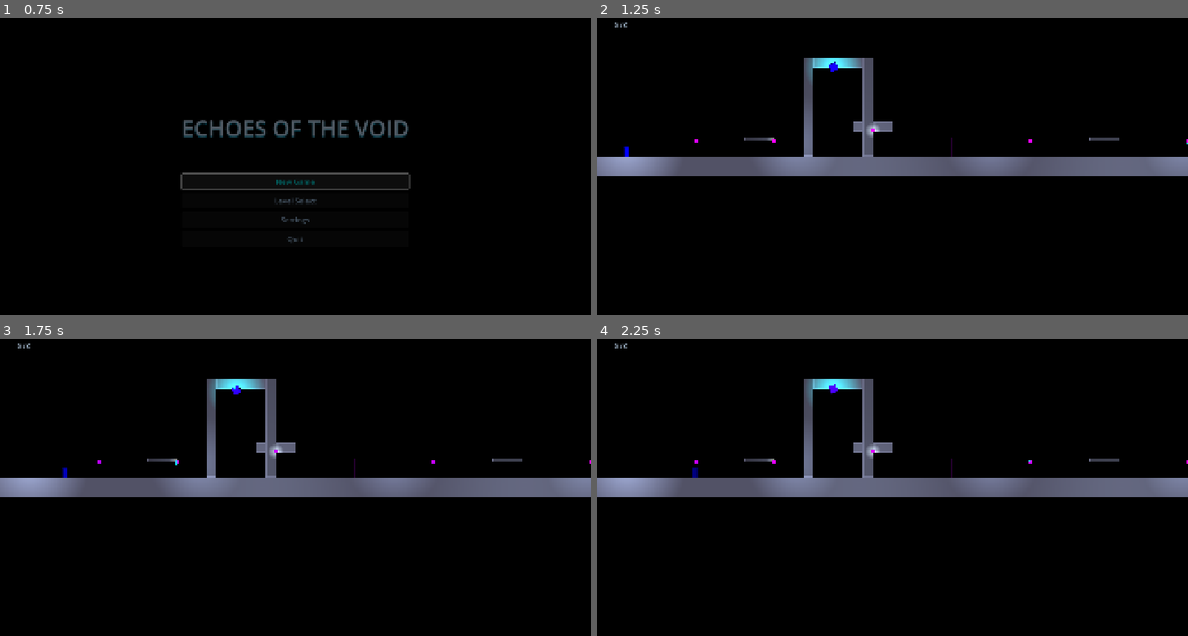
Above: before the commit, frames 1-4 (two rows, left to right).
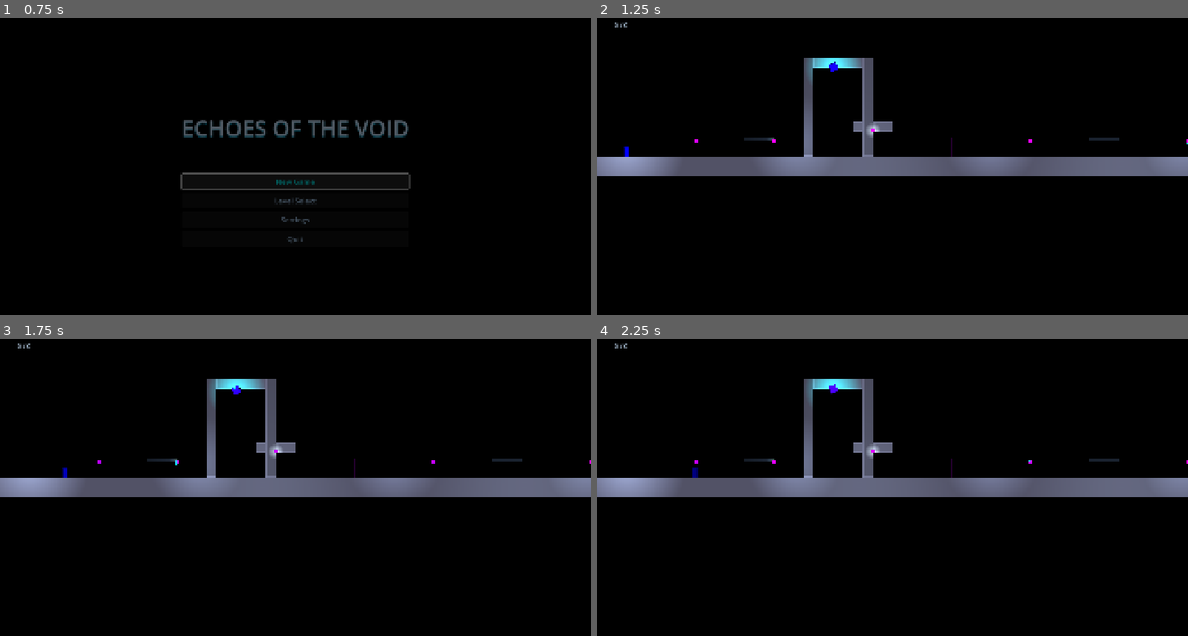
Above: after the commit, the same moments.

Repository: MasuRii/echoes-of-the-void
Game: Godot game, scene res://scenes/ui/main_menu.tscn
Same seed, same stepped clock (60 frames per second), same inputs: the game is played once before the commit and once after it. Sound files missing from this copy of the repository are replaced by a short silence.
Inputs (mouse positions are in pixels of both pictures, inside the frame that each line leads up to):
- Up to frame 1 (0.75 s): click "New Game" at 0.5 s
- Up to frame 2 (1.25 s): no input
- Up to frame 3 (1.75 s): tap Enter (ui_accept) at 1.25 s; move the mouse to (425, 484) at 1.27 s; hold D (move_right) from 1.28 s (still down); tap Space (jump) at 1.35, 1.52 s
- Up to frame 4 (2.25 s): tap Space (jump) at 1.82, 2.1 s; move the mouse to (774, 517) at 2.02 s; release D (move_right) at 2.03 s; hold A (move_left) from 2.03 s (still down)

Frame 1 is identical in both runs. In frame 2, 0.1% of the frame differs, in the area x 24-89%, y 40-42%; in frame 3, 0.1%; in frame 4, 0.1%.
Error in both runs: Trying to assign value of type 'Control' to a variable of type 'ColorRect'. (res://scenes/levels/level_base.gd:265)

Commit message:
Verify and enhance one-way platform mechanics (Phase 13.3)
- Enhanced one_way_platform.gd with programmatic fallback visuals
- Added dashed line pattern to distinguish one-way from solid platforms
- Added ColorRect-based visual when Sprite2D has no texture
- Added group identification (one_way_platforms) for platform management
- Updated platform_generator.gd create_one_way_platform() with dashed visual
- Verified one_way_collision=true and 4.0 margin on collision shapes
- Marked Phase 13.3 (One-Way Platform Verification) as complete in plan.md

Diff:
--- a/scenes/platforms/one_way_platform.gd
+++ b/scenes/platforms/one_way_platform.gd
@@ -3,41 +3,159 @@
 
 ## One-Way Platform for Echoes of the Void.
 ## Player can jump through from below and land on top.
-## Visual: Semi-transparent appearance to indicate jump-through ability.
+## Visual: Semi-transparent appearance with dashed styling to indicate jump-through ability.
+## Includes programmatic fallback visuals when no sprite texture exists.
 
 # Signals
 signal player_landed
 
+# Visual constants
+const COLOR_ONE_WAY := Color(0.7, 0.9, 1.0, 0.5)  # Cyan-tinted semi-transparent
+const COLOR_DASH := Color(1.0, 1.0, 1.0, 0.8)  # Bright white for dashes
+const DASH_WIDTH := 12.0
+const DASH_GAP := 8.0
+const PLATFORM_HEIGHT := 8.0
 
 @export_group("Visual")
 ## Transparency level for the platform (0.0 = invisible, 1.0 = opaque).
-@export_range(0.1, 1.0, 0.05) var transparency: float = 0.6
-## Enable dashed/dotted line appearance.
+@export_range(0.1, 1.0, 0.05) var transparency: float = 0.5
+## Enable dashed/dotted line appearance to indicate one-way.
 @export var use_dashed_style: bool = true
+
+@export_group("Size")
+## Platform width in pixels.
+@export var platform_width: float = 64.0
+## Platform height in pixels.
+@export var platform_height: float = 8.0
 
 # Internal references
 @onready var sprite: Sprite2D = $Sprite2D
 @onready var collision_shape: CollisionShape2D = $CollisionShape2D
+
+# Container for programmatic visuals
+var _visual_container: Control = null
 
 
 func _on_platform_ready() -> void:
 	# Force one-way collision for this platform type
 	one_way = true
 	_setup_one_way()
-	_apply_visual_style()
+
+	# Add to group for easy identification
+	add_to_group("one_way_platforms")
+
+	# Setup visuals - use programmatic if sprite has no texture
+	_setup_visual()
 
 
-## Applies the semi-transparent visual style to indicate one-way behavior.
-func _apply_visual_style() -> void:
-	if sprite:
-		sprite.modulate.a = transparency
+## Sets up the visual representation of the one-way platform.
+func _setup_visual() -> void:
+	# Check if sprite has a valid texture
+	var has_sprite_texture: bool = sprite != null and sprite.texture != null
 
-		# If using dashed style, add a subtle visual indicator
-		if use_dashed_style:
-			# Apply a slight cyan tint to differentiate from solid platforms
-			sprite.modulate.r = 0.7
-			sprite.modulate.g = 0.9
-			sprite.modulate.b = 1.0
+	if has_sprite_texture:
+		# Use the existing sprite with styling
+		_apply_sprite_style()
+	else:
+		# Hide the empty sprite if it exists
+		if sprite:
+			sprite.visible = false
+		# Create programmatic visuals
+		_create_programmatic_visual()
+
+
+## Applies visual styling to the existing sprite.
+func _apply_sprite_style() -> void:
+	if sprite == null:
+		return
+
+	sprite.modulate.a = transparency
+
+	# Apply cyan tint to differentiate from solid platforms
+	if use_dashed_style:
+		sprite.modulate.r = COLOR_ONE_WAY.r
+		sprite.modulate.g = COLOR_ONE_WAY.g
+		sprite.modulate.b = COLOR_ONE_WAY.b
+
+
+## Creates programmatic visuals when no sprite texture exists.
+func _create_programmatic_visual() -> void:
+	# Determine platform size from collision shape or exports
+	var size := Vector2(platform_width, platform_height)
+
+	if collision_shape and collision_shape.shape is RectangleShape2D:
+		size = collision_shape.shape.size
+
+	# Create visual container
+	_visual_container = Control.new()
+	_visual_container.name = "ProgrammaticVisual"
+	_visual_container.size = size
+	# Position to center on collision (collision is centered, visual needs offset)
+	_visual_container.position = -size / 2.0
+	add_child(_visual_container)
+
+	if use_dashed_style:
+		_create_dashed_visual(size)
+	else:
+		_create_simple_visual(size)
+
+
+## Creates a dashed line visual to indicate one-way platform.
+func _create_dashed_visual(size: Vector2) -> void:
+	# Background (semi-transparent fill)
+	var background := ColorRect.new()
+	background.name = "Background"
+	background.size = size
+	background.color = COLOR_ONE_WAY
+	background.color.a = transparency * 0.5
+	background.position = Vector2.ZERO
+	_visual_container.add_child(background)
+
+	# Create dashed top line
+	var dash_x: float = 2.0  # Start with small margin
+	var dash_index: int = 0
+
+	while dash_x < size.x - 2.0:
+		var dash_width: float = minf(DASH_WIDTH, size.x - dash_x - 2.0)
+		if dash_width < 4.0:
+			break
+
+		var dash := ColorRect.new()
+		dash.name = "Dash_%d" % dash_index
+		dash.size = Vector2(dash_width, 2.0)
+		dash.color = COLOR_DASH
+		dash.position = Vector2(dash_x, 0.0)
+		_visual_container.add_child(dash)
+
+		dash_x += DASH_WIDTH + DASH_GAP
+		dash_index += 1
+
+	# Add subtle border at bottom to show it's thin
+	var bottom_line := ColorRect.new()
+	bottom_line.name = "BottomLine"
+	bottom_line.size = Vector2(size.x, 1.0)
+	bottom_line.color = Color(1.0, 1.0, 1.0, transparency * 0.3)
+	bottom_line.position = Vector2(0, size.y - 1.0)
+	_visual_container.add_child(bottom_line)
+
+
+## Creates a simple semi-transparent visual.
+func _create_simple_visual(size: Vector2) -> void:
+	var rect := ColorRect.new()
+	rect.name = "Fill"
+	rect.size = size
+	rect.color = COLOR_ONE_WAY
+	rect.color.a = transparency
+	rect.position = Vector2.ZERO
+	_visual_container.add_child(rect)
+
+	# Add top border
+	var top_border := ColorRect.new()
+	top_border.name = "TopBorder"
+	top_border.size = Vector2(size.x, 2.0)
+	top_border.color = Color(1.0, 1.0, 1.0, 0.8)
+	top_border.position = Vector2.ZERO
+	_visual_container.add_child(top_border)
 
 
 ## Called when a body lands on this platform (connect via signal if needed).
@@ -51,10 +169,21 @@
 ## Updates visual transparency at runtime.
 func set_transparency(value: float) -> void:
 	transparency = clampf(value, 0.1, 1.0)
-	_apply_visual_style()
+	_refresh_visual()
 
 
 ## Toggles dashed style at runtime.
 func set_dashed_style(enabled: bool) -> void:
 	use_dashed_style = enabled
-	_apply_visual_style()
+	_refresh_visual()
+
+
+## Refreshes the visual after property changes.
+func _refresh_visual() -> void:
+	# Remove existing programmatic visual
+	if _visual_container:
+		_visual_container.queue_free()
+		_visual_container = null
+
+	# Re-setup visuals
+	_setup_visual()
--- a/scripts/systems/platform_generator.gd
+++ b/scripts/systems/platform_generator.gd
@@ -187,6 +187,9 @@
 	platform.name = "GeneratedOneWay_%d" % parent.get_child_count()
 	platform.position = pos
 
+	# Add to group for identification
+	platform.add_to_group("one_way_platforms")
+
 	# Set collision layer to platform layer (layer 3)
 	platform.collision_layer = 0
 	platform.set_collision_layer_value(COLLISION_LAYER_PLATFORM, true)
@@ -209,9 +212,8 @@
 	collision_shape.one_way_collision_margin = 4.0
 	platform.add_child(collision_shape)
 
-	# Create bordered visual (semi-transparent to indicate one-way)
-	# Use dashed/lighter border for one-way platforms
-	var visual := _create_bordered_visual(size, COLOR_ONE_WAY_PLATFORM, BORDER_ENABLED)
+	# Create dashed visual to indicate one-way (distinguishable from solid platforms)
+	var visual := _create_one_way_visual(size)
 	visual.position = Vector2.ZERO
 	platform.add_child(visual)
 
@@ -219,6 +221,58 @@
 	parent.add_child(platform)
 
 	return platform
+
+
+## Creates a dashed visual for one-way platforms to distinguish from solid platforms.
+## Returns a Control node containing the dashed line pattern.
+static func _create_one_way_visual(size: Vector2) -> Control:
+	var container := Control.new()
+	container.name = "Visual"
+	container.custom_minimum_size = size
+	container.size = size
+
+	# Constants for dashed appearance
+	const DASH_WIDTH: float = 12.0
+	const DASH_GAP: float = 8.0
+	const DASH_COLOR := Color(1.0, 1.0, 1.0, 0.9)  # Bright white dashes
+	const BG_COLOR := Color(0.7, 0.9, 1.0, 0.3)  # Cyan-tinted semi-transparent background
+
+	# Background (very subtle fill)
+	var background := ColorRect.new()
+	background.name = "Background"
+	background.size = size
+	background.color = BG_COLOR
+	background.position = Vector2.ZERO
+	container.add_child(background)
+
+	# Create dashed top line pattern
+	var dash_x: float = 2.0
+	var dash_index: int = 0
+
+	while dash_x < size.x - 2.0:
+		var dash_width: float = minf(DASH_WIDTH, size.x - dash_x - 2.0)
+		if dash_width < 4.0:
+			break
+
+		var dash := ColorRect.new()
+		dash.name = "Dash_%d" % dash_index
+		dash.size = Vector2(dash_width, 3.0)
+		dash.color = DASH_COLOR
+		dash.position = Vector2(dash_x, 0.0)
+		container.add_child(dash)
+
+		dash_x += DASH_WIDTH + DASH_GAP
+		dash_index += 1
+
+	# Subtle bottom edge indicator
+	var bottom := ColorRect.new()
+	bottom.name = "BottomEdge"
+	bottom.size = Vector2(size.x, 1.0)
+	bottom.color = Color(1.0, 1.0, 1.0, 0.4)
+	bottom.position = Vector2(0, size.y - 1.0)
+	container.add_child(bottom)
+
+	return container
 
 
 ## Creates a hazard-styled platform (visual only - no damage).
Not shown, changed: plan.md
